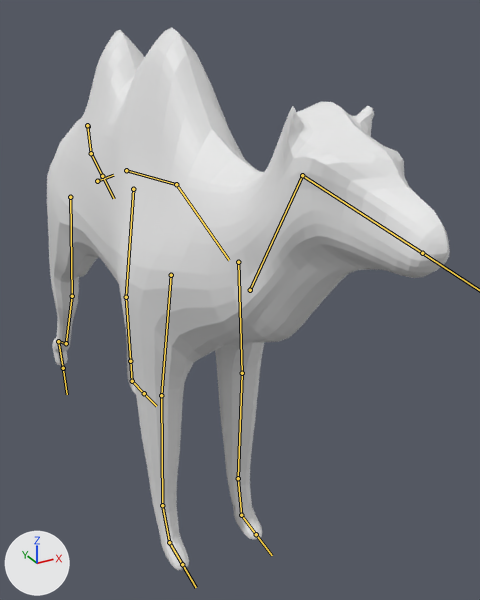
An edit to the FBX model Blender Models/Camel/Camel.fbx, drawn before and after from the same camera.
The view is the same before and after, from a camera (50 mm lens) standing at (-2.32, -5.92, 4.79) and looking at (0.6, -0.6, 2.13). Every picture has the same lights, and +X, +Y and +Z are marked at lower left. Both versions are drawn at frame 20 of the action 'Armature|Camel_Idle'; the numbers are the values there. The bones that bend it are drawn over the model as lines.
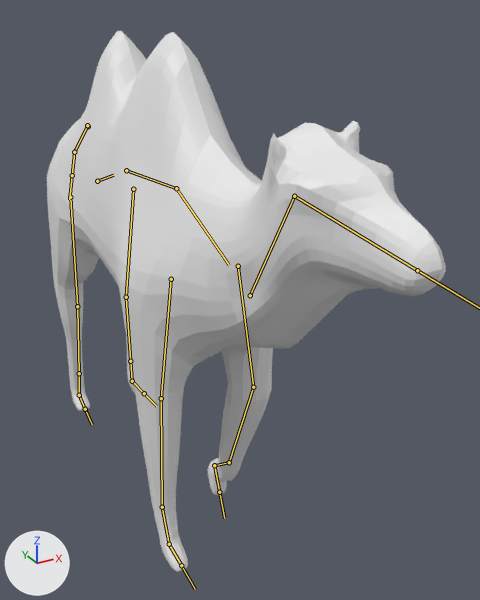
Pixel boxes (x1, y1, x2, y2) of what changed, in the pictures (480 x 600 px):
'Cylinder', posed
    before: (47, 27, 450, 570)
    after: (47, 30, 446, 572)
bone 'Spine', root to tip
    before: (126, 170) to (176, 184)
    after: (126, 170) to (176, 188)
bone 'Ribcage', root to tip
    before: (176, 184) to (229, 260)
    after: (176, 188) to (229, 265)
bone 'Neck', root to tip
    before: (250, 290) to (302, 175)
    after: (250, 295) to (294, 196)
bone 'Head', root to tip
    before: (302, 175) to (422, 253)
    after: (294, 196) to (417, 270)
bone 'Arm_upper.L', root to tip
    before: (238, 262) to (242, 373)
    after: (238, 266) to (253, 387)
bone 'Arm_lower.L', root to tip
    before: (242, 373) to (238, 478)
    after: (253, 387) to (229, 462)
bone 'Hand.L', root to tip
    before: (238, 478) to (241, 515)
    after: (229, 462) to (214, 465)
bone 'Leg_lower.R', root to tip
    before: (70, 197) to (72, 296)
    after: (70, 197) to (77, 306)
bone 'Foot.R', root to tip
    before: (72, 296) to (66, 343)
    after: (77, 306) to (79, 373)
bone 'Backpaw_upper.R', root to tip
    before: (66, 343) to (58, 341)
    after: (79, 373) to (79, 395)
bone 'Tail1', root to tip
    before: (87, 125) to (91, 153)
    after: (87, 125) to (74, 152)

Patch to the scene script:
```diff
--- a/Blender Models/Camel/Camel.fbx.py
+++ b/Blender Models/Camel/Camel.fbx.py
@@ bone_spine @@
 bone_spine = bpy.data.objects['Armature'].pose.bones['Spine']  # child of 'Hip'
-bone_spine.rotation_quaternion = (1.0, 0.013, 0.0, 0.0)  # degrees (1, 0, 0)
+bone_spine.rotation_quaternion = (1.0, 0.0, 0.0, 0.0)  # degrees (0, 0, 0)
@@ bone_ribcage @@
 bone_ribcage = bpy.data.objects['Armature'].pose.bones['Ribcage']  # child of 'Spine'
-bone_ribcage.rotation_quaternion = (1.0, -0.009, 0.0, 0.0)  # degrees (-1, 0, 0)
+bone_ribcage.rotation_quaternion = (1.0, 0.0, 0.0, 0.0)  # degrees (0, 0, 0)
@@ bone_neck @@
 bone_neck = bpy.data.objects['Armature'].pose.bones['Neck']  # child of 'Ribcage'
-bone_neck.rotation_quaternion = (0.993, -0.111, -0.005, 0.033)  # degrees (-13, 0, 4)
+bone_neck.rotation_quaternion = (0.988, -0.154, 0.011, -0.022)  # degrees (-18, 1, -3)
@@ bone_head @@
 bone_head = bpy.data.objects['Armature'].pose.bones['Head']  # child of 'Neck'
-bone_head.rotation_quaternion = (0.997, 0.08, 0.0, 0.0)  # degrees (9, 0, 0)
+bone_head.rotation_quaternion = (0.988, 0.154, 0.0, 0.0)  # degrees (18, 0, 0)
@@ bone_arm_upper_l @@
 bone_arm_upper_l = bpy.data.objects['Armature'].pose.bones['Arm_upper.L']  # child of 'Ribcage'
-bone_arm_upper_l.rotation_quaternion = (1.0, 0.0, 0.0, 0.0)  # degrees (0, 0, 0)
+bone_arm_upper_l.rotation_quaternion = (0.995, 0.098, -0.008, 0.006)  # degrees (11, -1, 1)
@@ bone_arm_lower_l @@
 bone_arm_lower_l = bpy.data.objects['Armature'].pose.bones['Arm_lower.L']  # child of 'Arm_upper.L'
-bone_arm_lower_l.rotation_quaternion = (1.0, 0.0, 0.0, 0.0)  # degrees (0, 0, 0)
+bone_arm_lower_l.rotation_quaternion = (0.966, -0.258, 0.003, -0.025)  # degrees (-30, 0, -3)
@@ bone_hand_l @@
 bone_hand_l = bpy.data.objects['Armature'].pose.bones['Hand.L']  # child of 'Arm_lower.L'
-bone_hand_l.rotation_quaternion = (1.0, 0.0, 0.0, 0.0)  # degrees (0, 0, 0)
+bone_hand_l.rotation_quaternion = (0.92, -0.391, -0.013, 0.031)  # degrees (-46, 0, 4)
@@ bone_leg_lower_r @@
 bone_leg_lower_r = bpy.data.objects['Armature'].pose.bones['Leg_lower.R']  # child of 'Hip'
-bone_leg_lower_r.rotation_quaternion = (0.998, -0.068, 0.002, -0.001)  # degrees (-8, 0, 0)
+bone_leg_lower_r.rotation_quaternion = (1.0, 0.0, 0.0, 0.0)  # degrees (0, 0, 0)
@@ bone_foot_r @@
 bone_foot_r = bpy.data.objects['Armature'].pose.bones['Foot.R']  # child of 'Leg_lower.R'
-bone_foot_r.rotation_quaternion = (0.992, -0.123, -0.004, -0.002)  # degrees (-14, -1, 0)
+bone_foot_r.rotation_quaternion = (1.0, 0.0, 0.0, 0.0)  # degrees (0, 0, 0)
@@ bone_backpaw_upper_r @@
 bone_backpaw_upper_r = bpy.data.objects['Armature'].pose.bones['Backpaw_upper.R']  # child of 'Foot.R'
-bone_backpaw_upper_r.rotation_quaternion = (0.943, -0.326, -0.02, -0.054)  # degrees (-38, -4, -5)
+bone_backpaw_upper_r.rotation_quaternion = (1.0, 0.0, 0.0, 0.0)  # degrees (0, 0, 0)
@@ bone_tail1 @@
 bone_tail1 = bpy.data.objects['Armature'].pose.bones['Tail1']  # child of 'Tail_Base'
-bone_tail1.rotation_quaternion = (0.898, 0.401, -0.057, 0.173)  # degrees (46, -14, 16)
+bone_tail1.rotation_quaternion = (0.887, 0.421, 0.191, -0.003)  # degrees (52, 20, 10)
```
